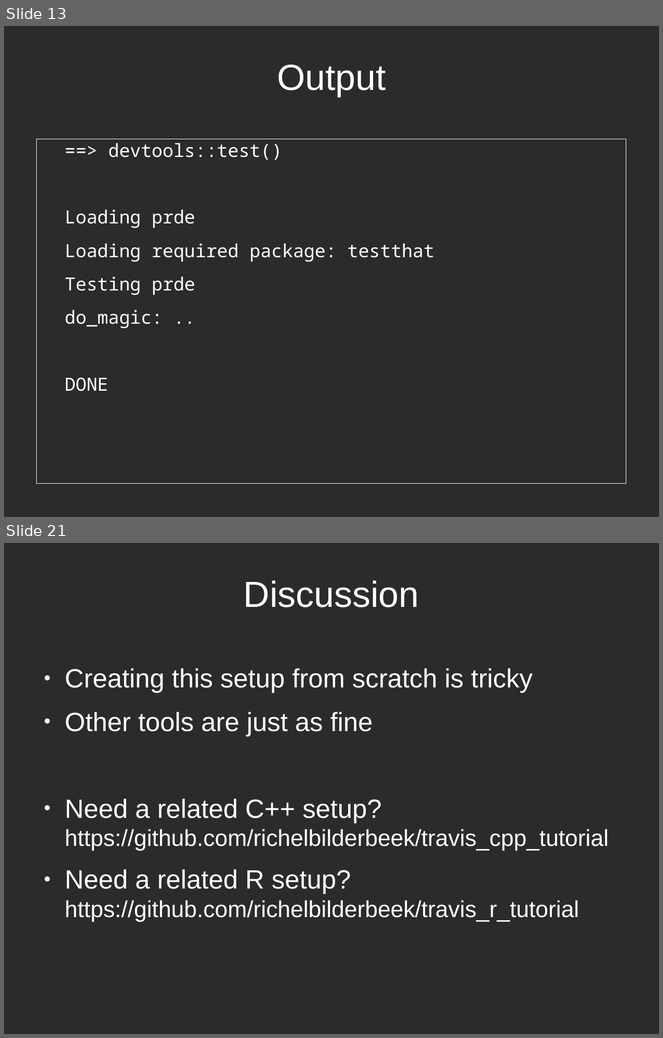
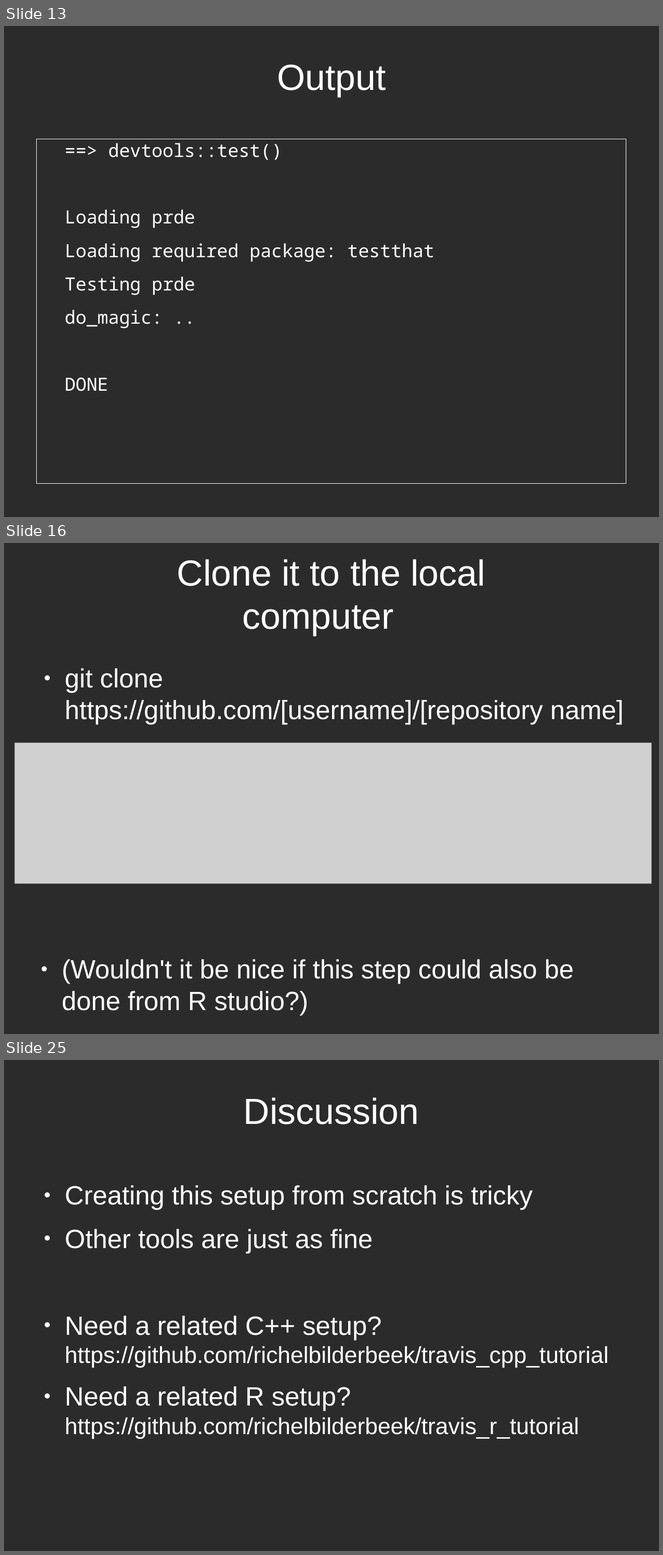
Before and after one commit to richelbilderbeek/PresentationsAboutR, a slide deck: ProfessionalRdevelopment/ProfessionalRDevelopment.odp. Shown one above the other, each under a label of ours: slides 13 and 21 before the commit, slides 13, 16 and 25 after it; the slides between them are not shown. The pictures are 663x1038 and 663x1555 pixels, drawn with LibreOffice and Linux fonts; fonts in the diff are those of the drawing; grey boxes stand for pictures; background and template pictures are left out; a plain dark background stands for a picture behind light text. Boxes give left, top, right and bottom in pixels: in the first picture for what was removed or moved away, otherwise in the second. Text is boxed around its words. In the diff, an @@ line names an element or a change of style, - is before the commit and + after.

```diff
--- a/ProfessionalRdevelopment/ProfessionalRDevelopment.odp
+++ b/ProfessionalRdevelopment/ProfessionalRDevelopment.odp
@@ slide 16 added at [4,543,659,1034], background picture (left out) @@
@@ title added at [177,559,486,636], 44 pt, text #FFFFFF @@
+Clone it to the local computer
@@ text added at [65,668,624,725], 32 pt, text #FFFFFF @@
+● git clone https://github.com/[username]/[repository name]
@@ picture added at [15,743,652,884] @@
@@ text added at [62,960,574,1016], 32 pt, text #FFFFFF @@
+● (Wouldn't it be nice if this step could also be done from R studio?)
@@ what was slide 21 is now slide 25 @@
```
Also in this commit, not shown: 3 slides changed, 8 other slides added, 5 slides removed, 19 other files.
